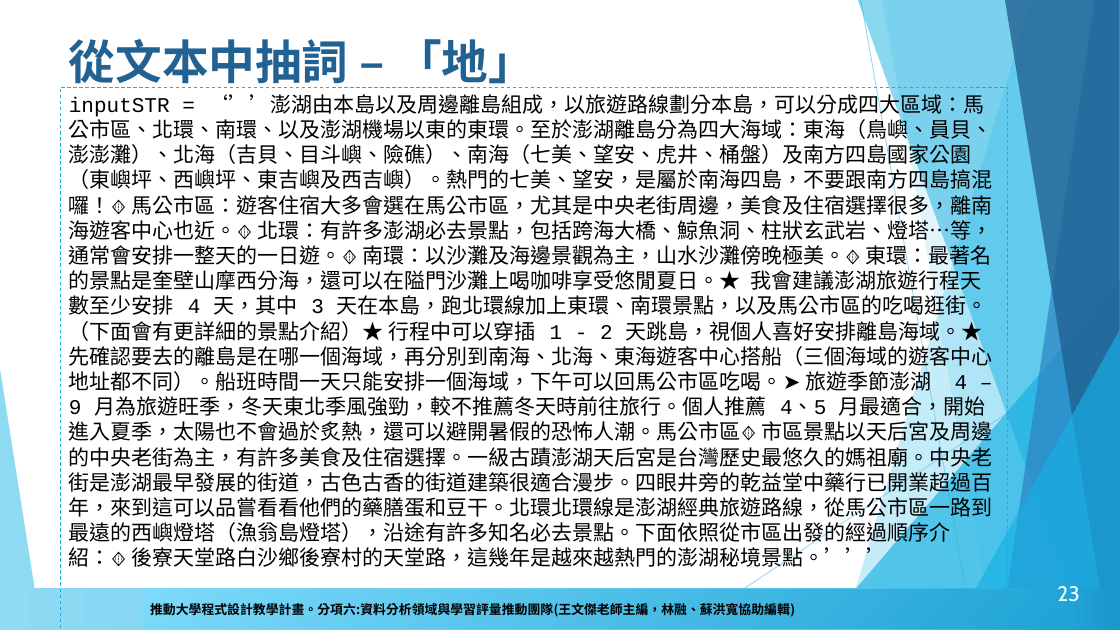
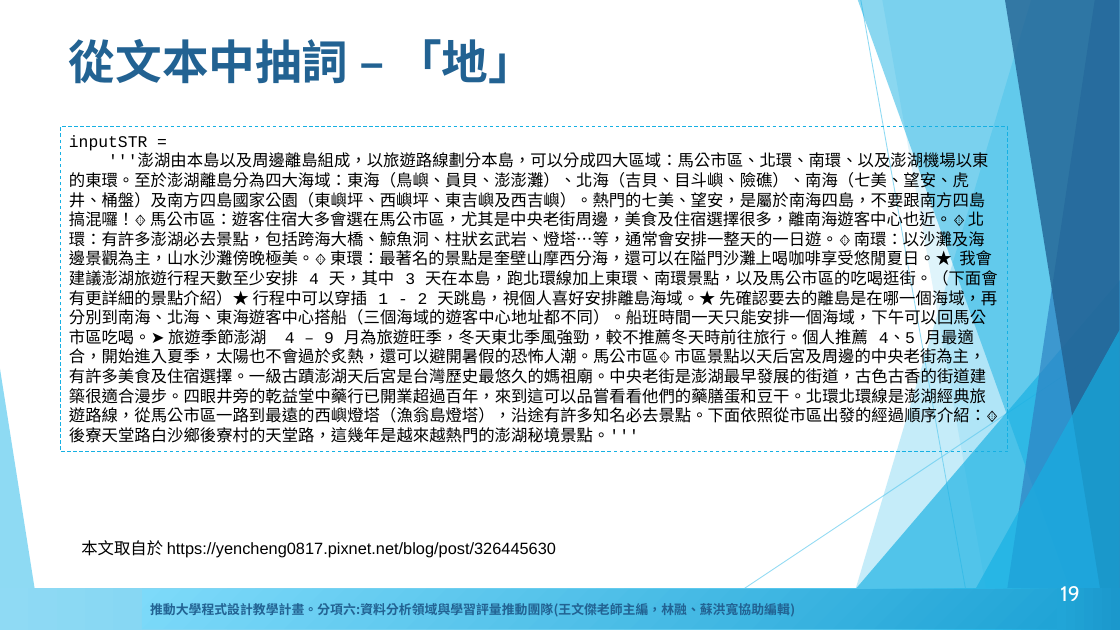
Before and after one commit to howardsukuan/textual-data-analysis-python, a slide deck: slide 19 of week03/文本分析與程式設計Week3.pptx (slide 23 before the commit). Drawn at 1120x630 pixels with LibreOffice and Linux fonts; fonts in the diff are those of the drawing; background and template pictures are left out. Boxes give left, top, right and bottom in pixels: in the first picture for what was removed or moved away, otherwise in the second. Text is boxed around its words. In the diff, an @@ line names an element or a change of style, - is before the commit and + after.

```diff
--- a/week03/文本分析與程式設計Week3.pptx
+++ b/week03/文本分析與程式設計Week3.pptx
@@ rectangle "inputSTR =": place and size @@
-rectangle "inputSTR =" at (60,87,1008,630)
+rectangle "inputSTR =" at (60,127,1008,452)
@@ text in rectangle at (69,135,998,443): text changed; size 18 to 14 pt @@
-inputSTR = ‘’’澎湖由本島以及周邊離島組成，以旅遊路線劃分本島，可以分成四大區域：馬公市區、北環、南環、以及澎湖機場以東的東環。至於澎湖離島分為四大海域：東海（鳥嶼、員貝、澎澎灘）、北海（吉貝、目斗嶼、險礁）、南海（七美、望安、虎井、桶盤）及南方四島國家公園（東嶼坪、西嶼坪、東吉嶼及西吉嶼）。熱門的七美、望安，是屬於南海四島，不要跟南方四島搞混囉！🔸 馬公市區：遊客住宿大多會選在馬公市區，尤其是中央老街周邊，美食及住宿選擇很多，離南海遊客中心也近。🔸 北環：有許多澎湖必去景點，包括跨海大橋、鯨魚洞、柱狀玄武岩、燈塔…等，通常會安排一整天的一日遊。🔸 南環：以沙灘及海邊景觀為主，山水沙灘傍晚極美。🔸 東環：最著名的景點是奎壁山摩西分海，還可以在隘門沙灘上喝咖啡享受悠閒夏日。★ 我會建議澎湖旅遊行程天數至少安排 4 天，其中 3 天在本島，跑北環線加上東環、南環景點，以及馬公市區的吃喝逛街。（下面會有更詳細的景點介紹）★ 行程中可以穿插 1 - 2 天跳島，視個人喜好安排離島海域。★ 先確認要去的離島是在哪一個海域，再分別到南海、北海、東海遊客中心搭船（三個海域的遊客中心地址都不同）。船班時間一天只能安排一個海域，下午可以回馬公市區吃喝。➤ 旅遊季節澎湖 4 – 9 月為旅遊旺季，冬天東北季風強勁，較不推薦冬天時前往旅行。個人推薦 4、5 月最適合，開始進入夏季，太陽也不會過於炙熱，還可以避開暑假的恐怖人潮。馬公市區🔸 市區景點以天后宮及周邊的中央老街為主，有許多美食及住宿選擇。一級古蹟澎湖天后宮是台灣歷史最悠久的媽祖廟。中央老街是澎湖最早發展的街道，古色古香的街道建築很適合漫步。四眼井旁的乾益堂中藥行已開業超過百年，來到這可以品嘗看看他們的藥膳蛋和豆干。北環北環線是澎湖經典旅遊路線，從馬公市區一路到最遠的西嶼燈塔（漁翁島燈塔），沿途有許多知名必去景點。下面依照從市區出發的經過順序介紹：🔸 後寮天堂路白沙鄉後寮村的天堂路，這幾年是越來越熱門的澎湖秘境景點。’’’
+inputSTR =
+'''澎湖由本島以及周邊離島組成，以旅遊路線劃分本島，可以分成四大區域：馬公市區、北環、南環、以及澎湖機場以東的東環。至於澎湖離島分為四大海域：東海（鳥嶼、員貝、澎澎灘）、北海（吉貝、目斗嶼、險礁）、南海（七美、望安、虎井、桶盤）及南方四島國家公園（東嶼坪、西嶼坪、東吉嶼及西吉嶼）。熱門的七美、望安，是屬於南海四島，不要跟南方四島搞混囉！🔸 馬公市區：遊客住宿大多會選在馬公市區，尤其是中央老街周邊，美食及住宿選擇很多，離南海遊客中心也近。🔸 北環：有許多澎湖必去景點，包括跨海大橋、鯨魚洞、柱狀玄武岩、燈塔…等，通常會安排一整天的一日遊。🔸 南環：以沙灘及海邊景觀為主，山水沙灘傍晚極美。🔸 東環：最著名的景點是奎壁山摩西分海，還可以在隘門沙灘上喝咖啡享受悠閒夏日。★ 我會建議澎湖旅遊行程天數至少安排 4 天，其中 3 天在本島，跑北環線加上東環、南環景點，以及馬公市區的吃喝逛街。（下面會有更詳細的景點介紹）★ 行程中可以穿插 1 - 2 天跳島，視個人喜好安排離島海域。★ 先確認要去的離島是在哪一個海域，再分別到南海、北海、東海遊客中心搭船（三個海域的遊客中心地址都不同）。船班時間一天只能安排一個海域，下午可以回馬公市區吃喝。➤ 旅遊季節澎湖 4 – 9 月為旅遊旺季，冬天東北季風強勁，較不推薦冬天時前往旅行。個人推薦 4、5 月最適合，開始進入夏季，太陽也不會過於炙熱，還可以避開暑假的恐怖人潮。馬公市區🔸 市區景點以天后宮及周邊的中央老街為主，有許多美食及住宿選擇。一級古蹟澎湖天后宮是台灣歷史最悠久的媽祖廟。中央老街是澎湖最早發展的街道，古色古香的街道建築很適合漫步。四眼井旁的乾益堂中藥行已開業超過百年，來到這可以品嘗看看他們的藥膳蛋和豆干。北環北環線是澎湖經典旅遊路線，從馬公市區一路到最遠的西嶼燈塔（漁翁島燈塔），沿途有許多知名必去景點。下面依照從市區出發的經過順序介紹：🔸 後寮天堂路白沙鄉後寮村的天堂路，這幾年是越來越熱門的澎湖秘境景點。'''
@@ text added at (81,540,556,558), 14 pt, text #000000 @@
+本文取自於 https://yencheng0817.pixnet.net/blog/post/326445630
@@ rectangle "推動大學程式設計教學計畫。分項六:資料分析領域與學習評量推動團隊(王文傑老師主編，林融、蘇洪寬協助編輯)" at (142,590,1057,629): text colour #000000 to #226292 @@
@@ text added at (144,598,1077,620), 14 pt, text #226292, bold @@
+推動大學程式設計教學計畫。分項六：資料分析領域與學習評量推動團隊（卓騰語言科技王文傑創辦人主編，林融、蘇洪寬協助編輯）
@@ page number at (1060,586,1079,601): text changed @@
-23
+19
```
Also in this commit, not shown: 36 other slides changed, 2 slides added, 4 slides removed, 3 other files.
